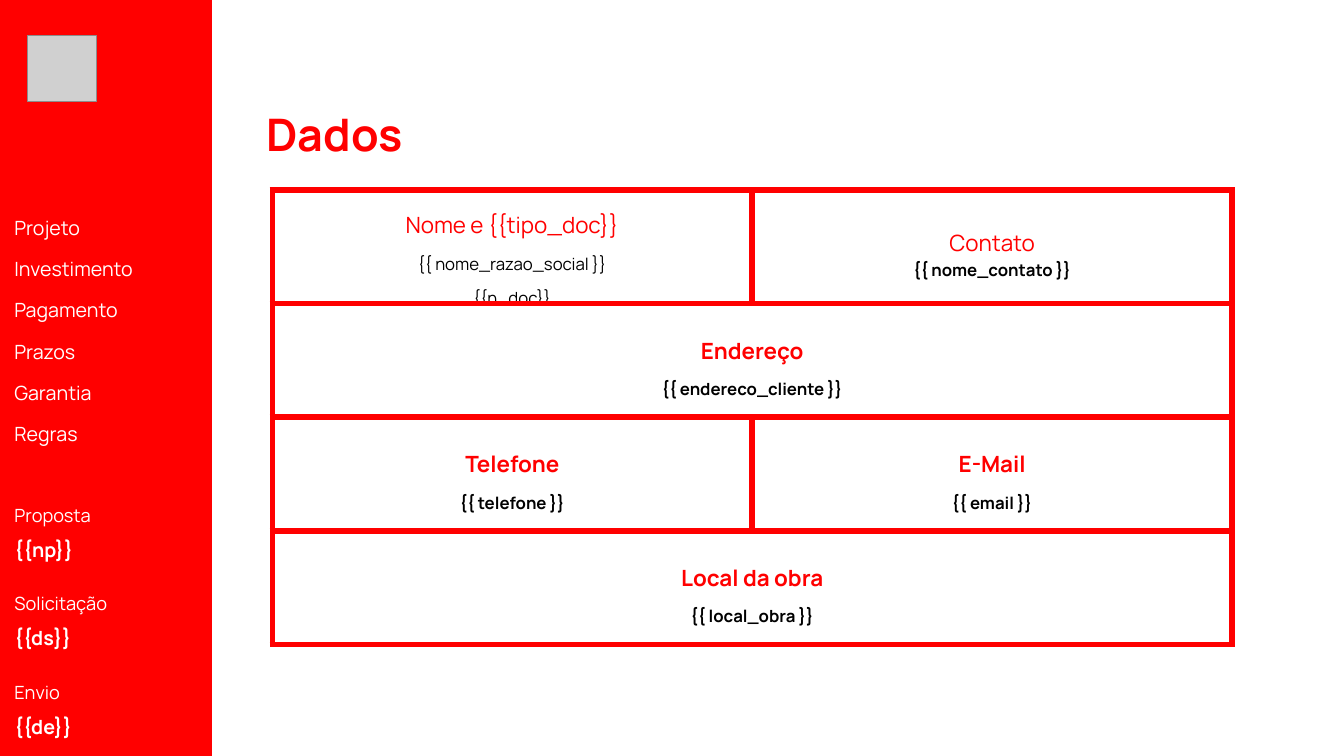
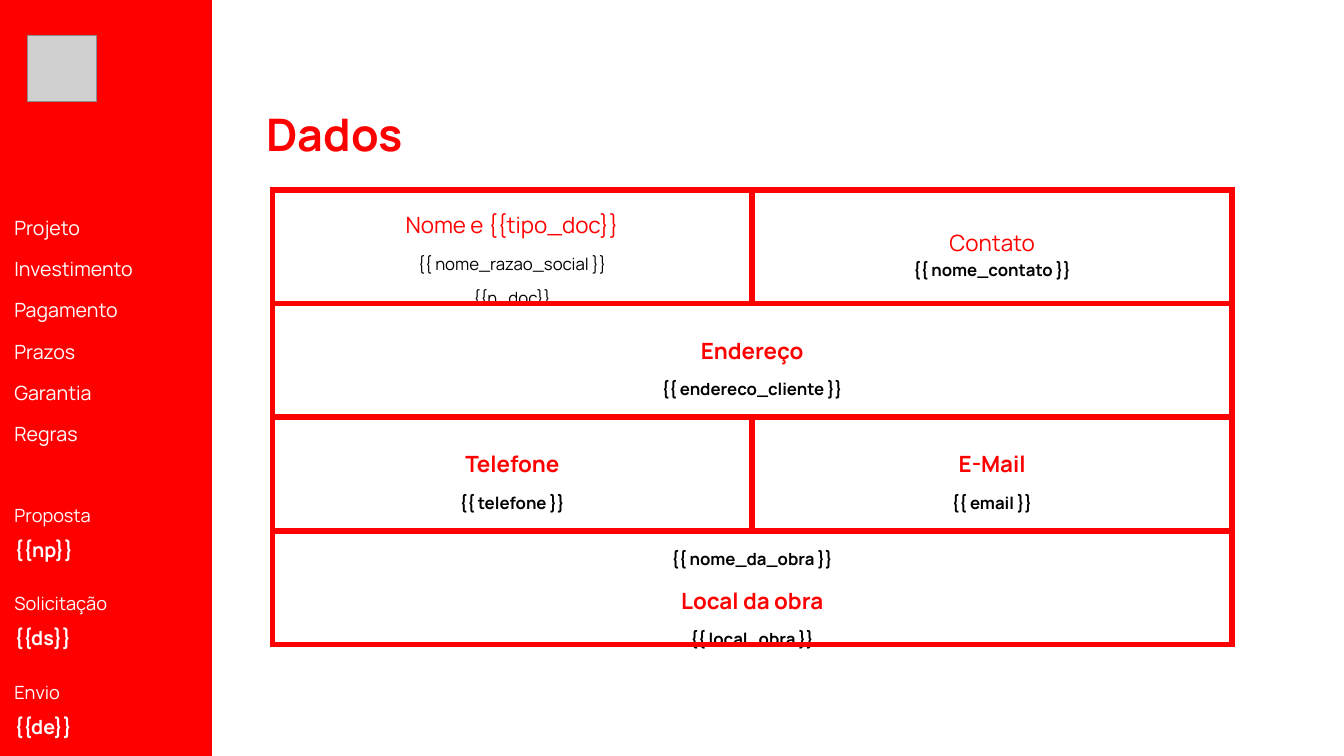
Before and after one commit to LeoDosPisos/Playpiso-Intranet, a slide deck: slide 1 of Backend/services/pptx-generator-service/slides/global/dados_cliente.pptx. Drawn at 1344x756 pixels with LibreOffice and Linux fonts; fonts in the diff are those of the drawing; grey boxes stand for pictures. Boxes give left, top, right and bottom in pixels: in the first picture for what was removed or moved away, otherwise in the second. Text is boxed around its words. In the diff, an @@ line names an element or a change of style, - is before the commit and + after.

```diff
--- a/Backend/services/pptx-generator-service/slides/global/dados_cliente.pptx
+++ b/Backend/services/pptx-generator-service/slides/global/dados_cliente.pptx
@@ table at (x1=272, y1=190, x2=1232, y2=651) @@
-row 4, column 1: Local da obra / {{ local_obra }}
+row 4, column 1: {{ nome_da_obra }} / Local da obra / {{ local_obra }}
```
Also in this commit, not shown: 6 other files.
